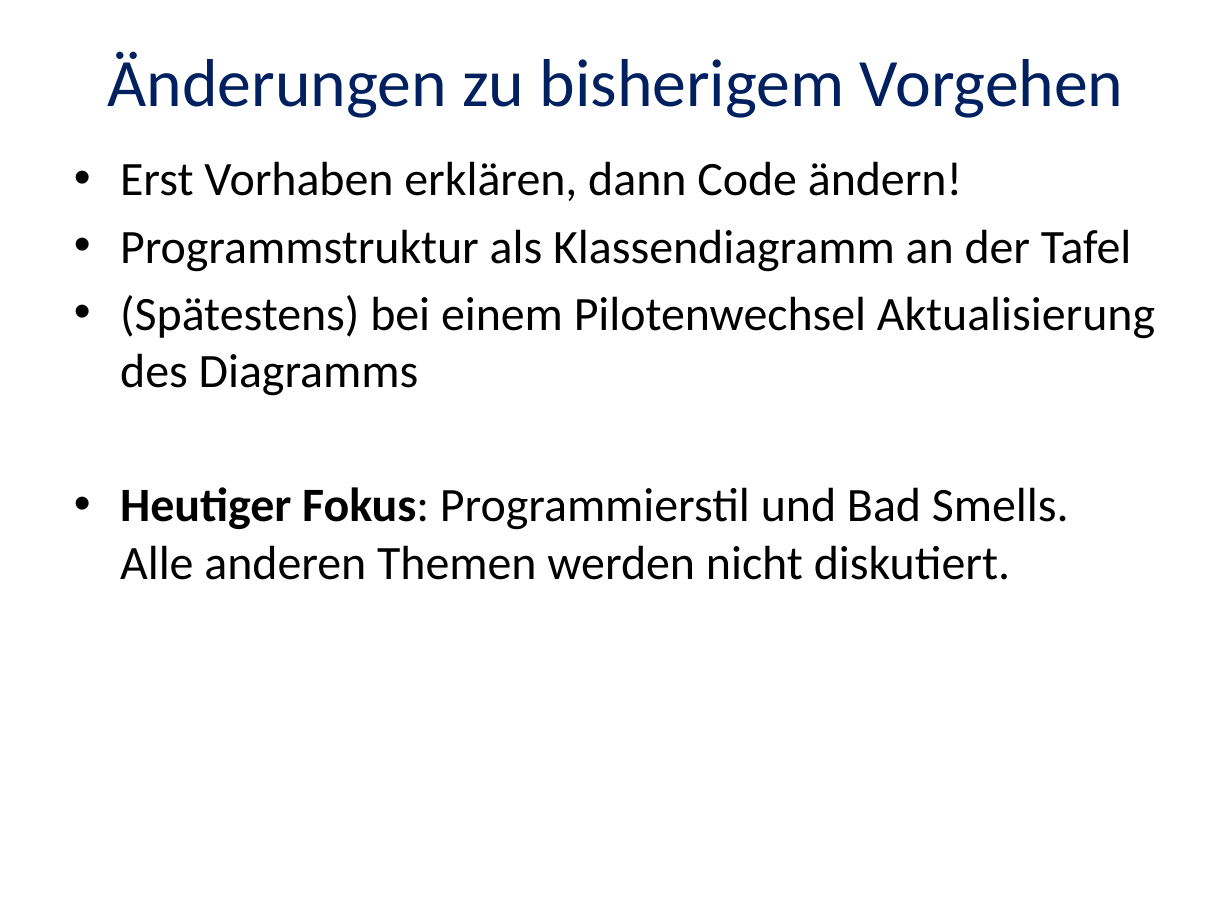
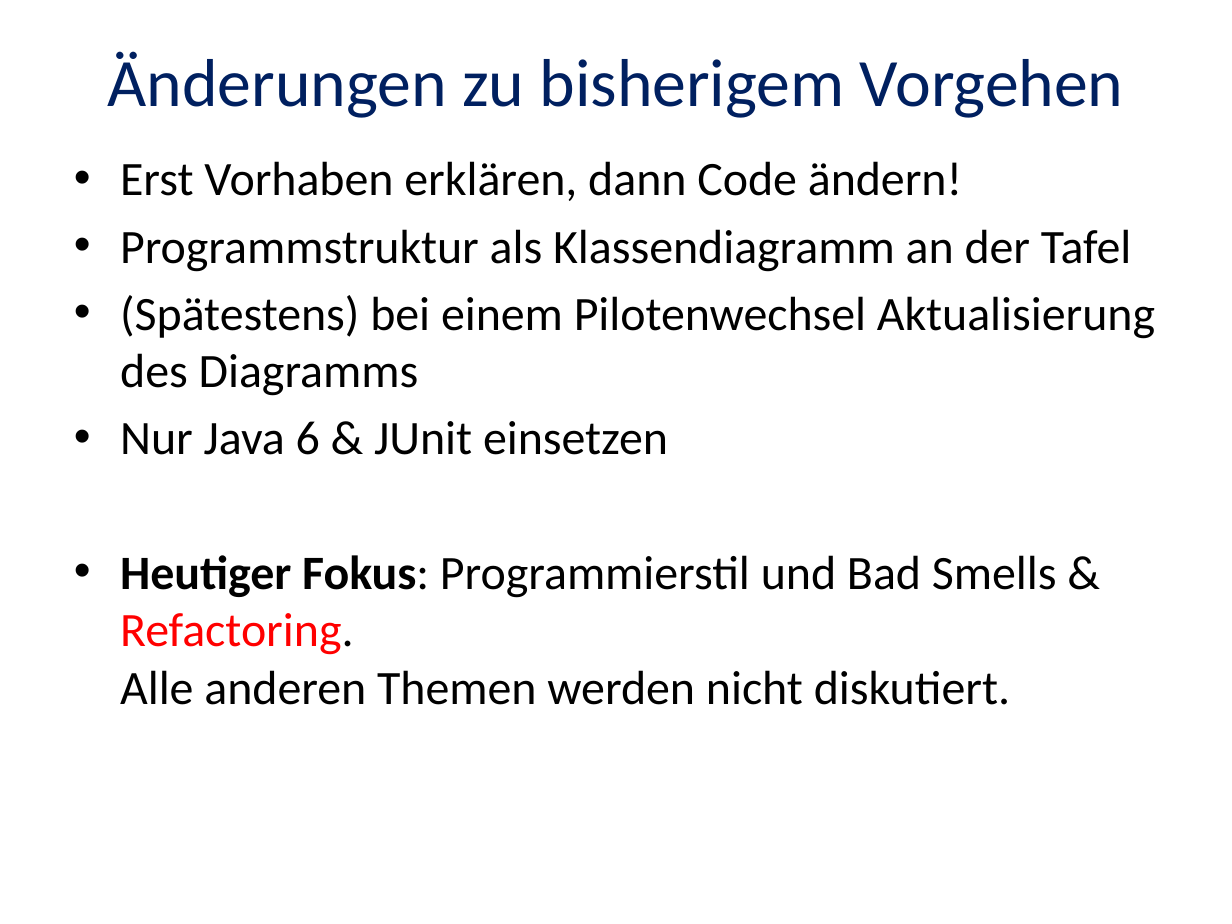
Before and after one commit to itbastian/CodingDojoDPA, a slide deck: slide 1 of doc/Aufgaben/GameOfLife/Coding-Dojo.pptx. Drawn at 1232x924 pixels with LibreOffice and Linux fonts; fonts in the diff are those of the drawing. Boxes give left, top, right and bottom in pixels: in the first picture for what was removed or moved away, otherwise in the second. Text is boxed around its words. In the diff, an @@ line names an element or a change of style, - is before the commit and + after.

```diff
--- a/doc/Aufgaben/GameOfLife/Coding-Dojo.pptx
+++ b/doc/Aufgaben/GameOfLife/Coding-Dojo.pptx
@@ text at [120, 421, 1057, 705]: text changed @@
-• Heutiger Fokus: Programmierstil und Bad Smells.
-  Alle anderen Themen werden nicht diskutiert.
+• Nur Java 6 & JUnit einsetzen
+• Heutiger Fokus: Programmierstil und Bad Smells & Refactoring.
+  Alle anderen Themen werden nicht diskutiert.
```
Also in this commit, not shown: 1 other file.
